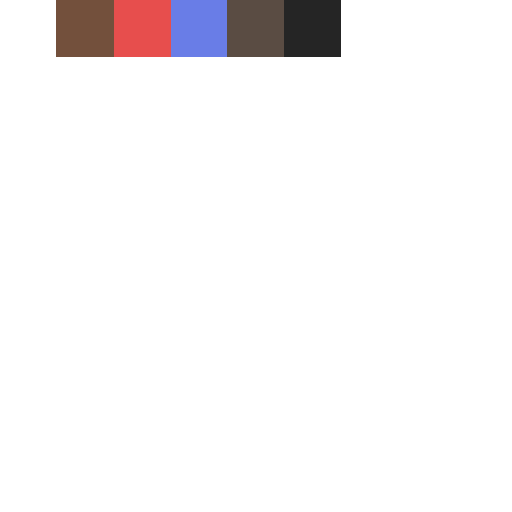
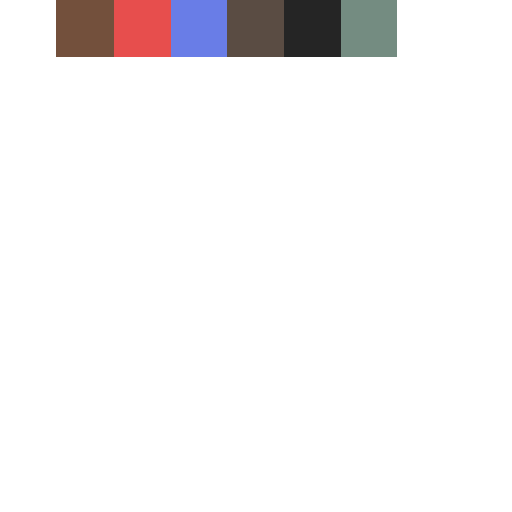
Revision of a layered 512px x 512px image; what changed, layer by layer:
painted on "Layer 1" over box(341, 0, 397, 57)
